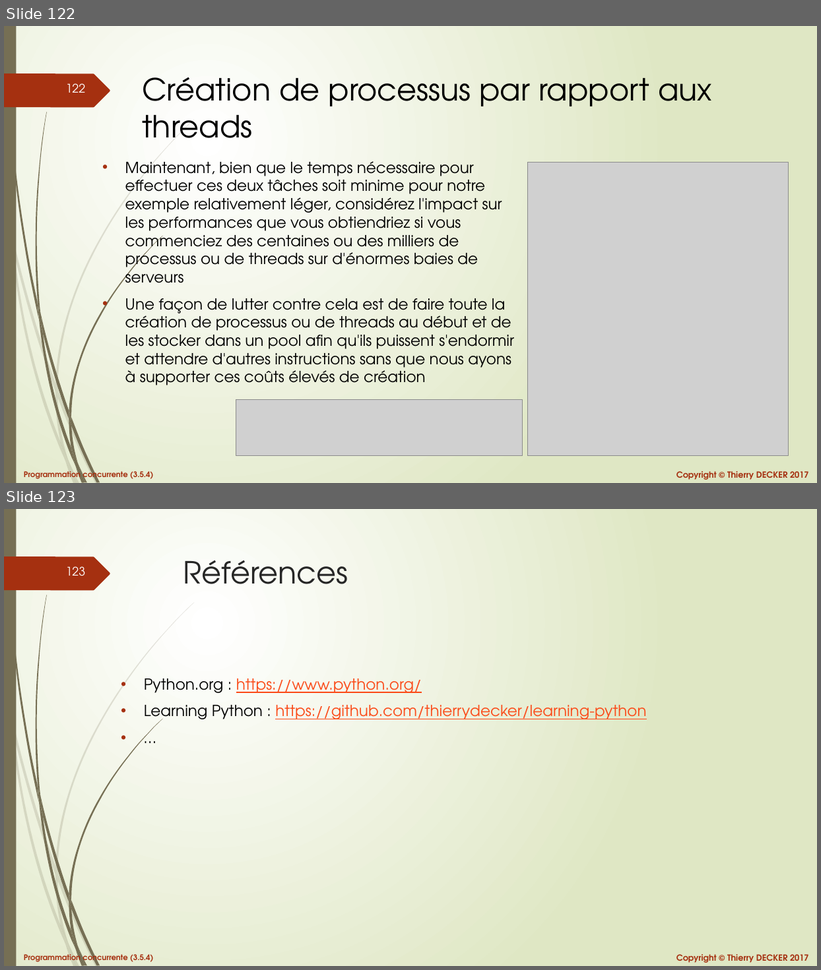
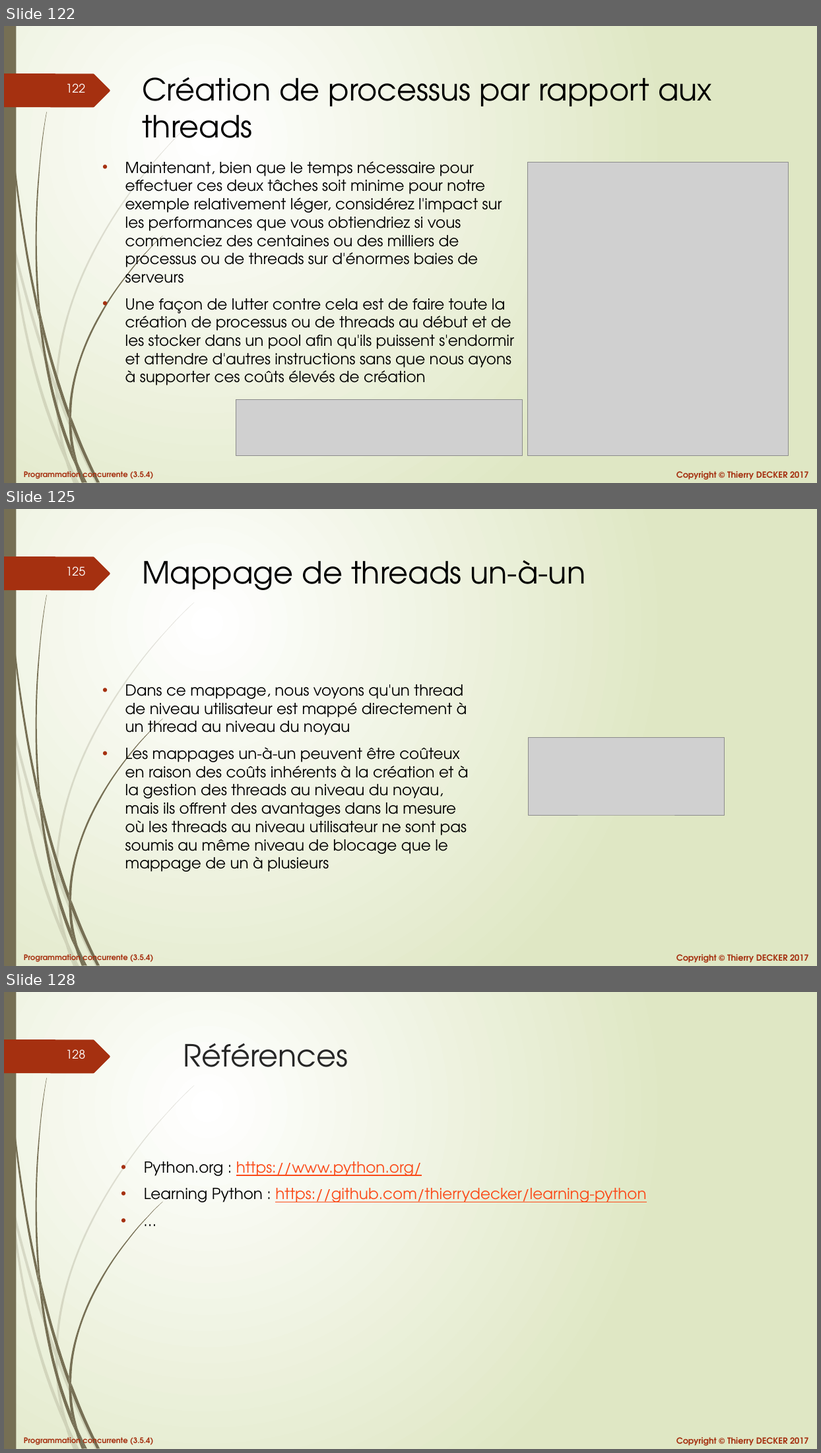
Before and after one commit to VikmanTheRacoon/learning-python, a slide deck: documentations/python-103.pptx. Shown one above the other, each under a label of ours: slides 122 and 123 before the commit, slides 122, 125 and 128 after it; the slides between them are not shown. The pictures are 821x970 and 821x1453 pixels, drawn with LibreOffice and Linux fonts; fonts in the diff are those of the drawing; grey boxes stand for pictures. Boxes give left, top, right and bottom in pixels: in the first picture for what was removed or moved away, otherwise in the second. Text is boxed around its words. In the diff, an @@ line names an element or a change of style, - is before the commit and + after.

```diff
--- a/documentations/python-103.pptx
+++ b/documentations/python-103.pptx
@@ slide 125 added at [4, 509, 817, 966], background gradient #FFFFFF to #DFE8C4; not listed: 27 template elements that a slide beside it also shows @@
@@ title added at [142, 560, 586, 590], 36 pt, text #000000 @@
+Mappage de threads un-à-un
@@ text added at [125, 685, 469, 872], 18 pt, text #000000 @@
+• Dans ce mappage, nous voyons qu'un thread de niveau utilisateur est mappé directement à un thread au niveau du noyau
+• Les mappages un-à-un peuvent être coûteux en raison des coûts inhérents à la création et à la gestion des threads au niveau du noyau, mais ils offrent des avantages dans la mesure où les threads au niveau utilisateur ne sont pas soumis au même niveau de blocage que le mappage de un à plusieurs
@@ picture added at [529, 738, 725, 815] @@
@@ what was slide 123 is now slide 128 @@
@@ page number at [66, 1049, 86, 1059]: text changed @@
-123
+128
```
Also in this commit, not shown: 4 other slides added, 1 other file.
